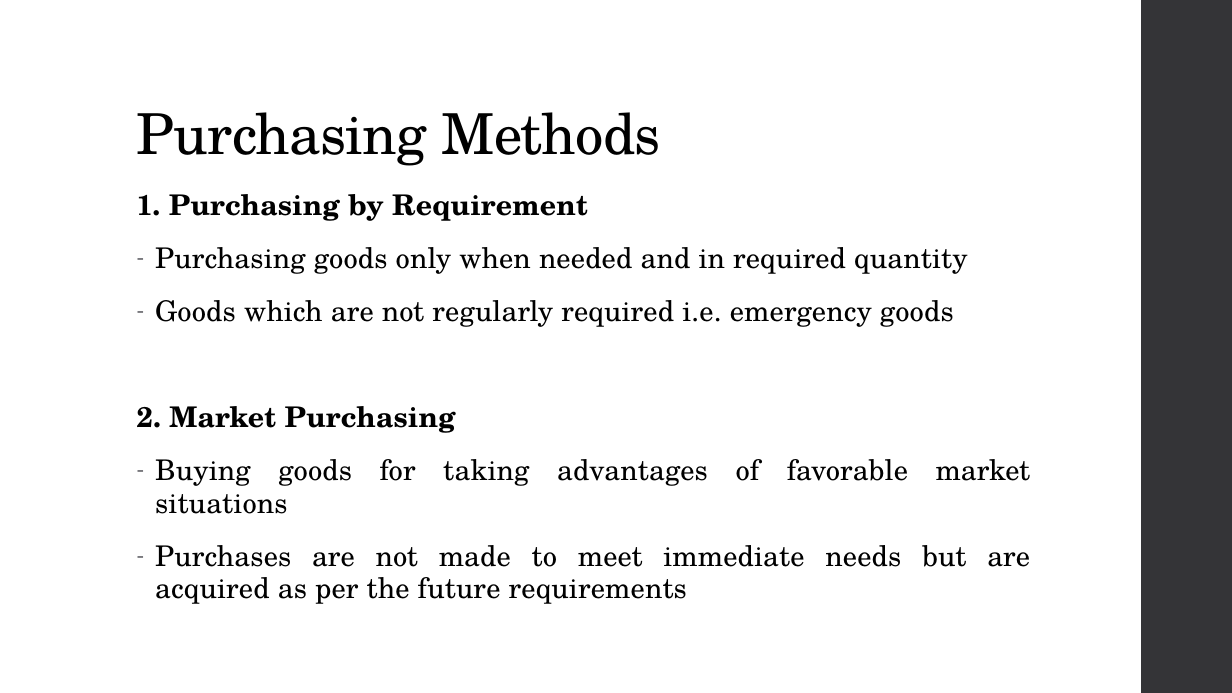
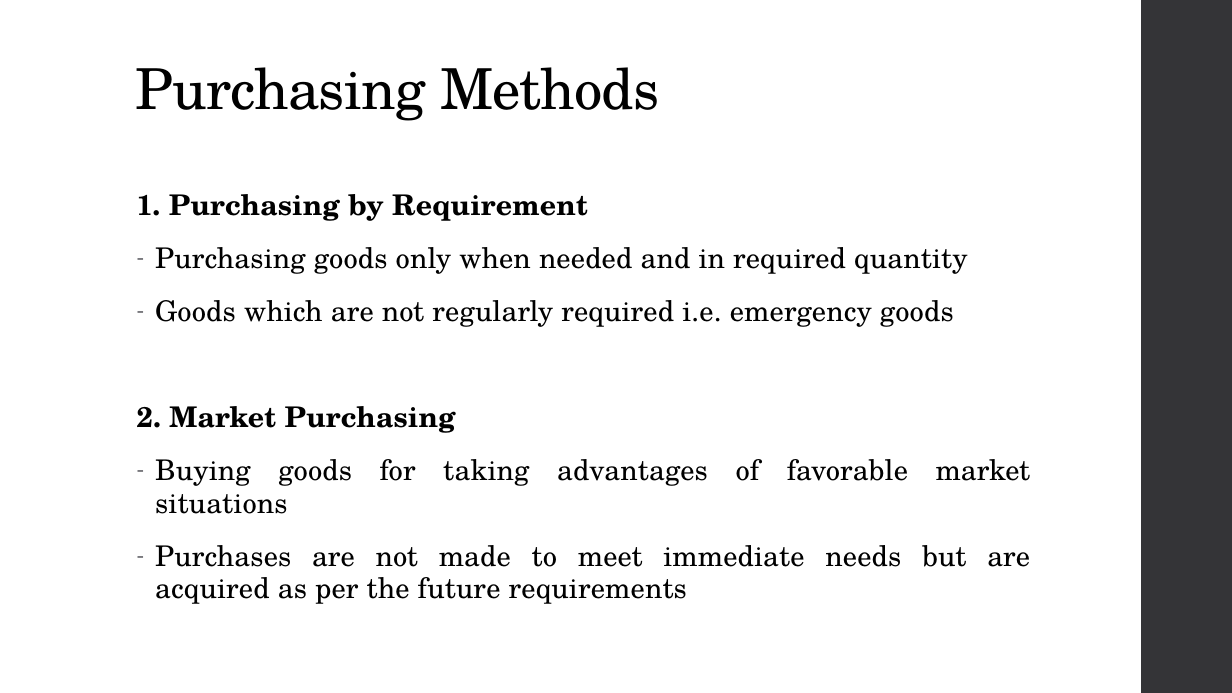
Before and after one commit to sujanW0W/MajorProject, a slide deck: slide 23 of O&M Presentation.pptx. Drawn at 1232x693 pixels with LibreOffice and Linux fonts; fonts in the diff are those of the drawing. Boxes give left, top, right and bottom in pixels: in the first picture for what was removed or moved away, otherwise in the second. Text is boxed around its words. In the diff, an @@ line names an element or a change of style, - is before the commit and + after.

Commit message:
Updated O&M presentation

```diff
--- a/O&M Presentation.pptx
+++ b/O&M Presentation.pptx
@@ title "Purchasing Methods": place and size @@
-title "Purchasing Methods" at box(137, 112, 662, 166)
+title "Purchasing Methods" at box(136, 67, 660, 121)
```
Also in this commit, not shown: 1 other slide changed, 1 slide added, 2 other files.
